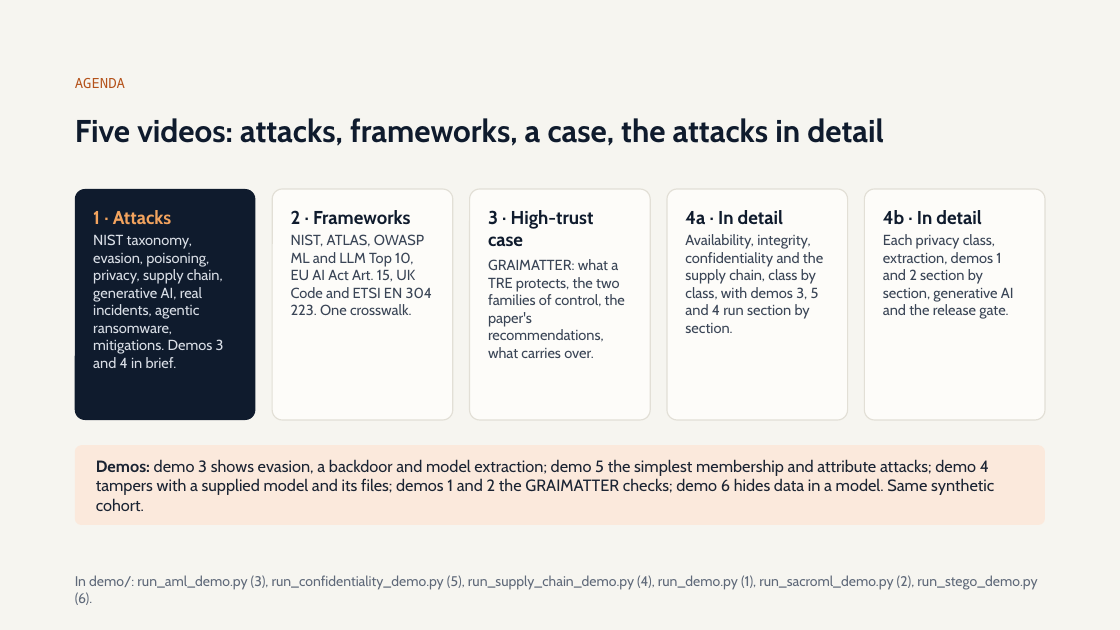
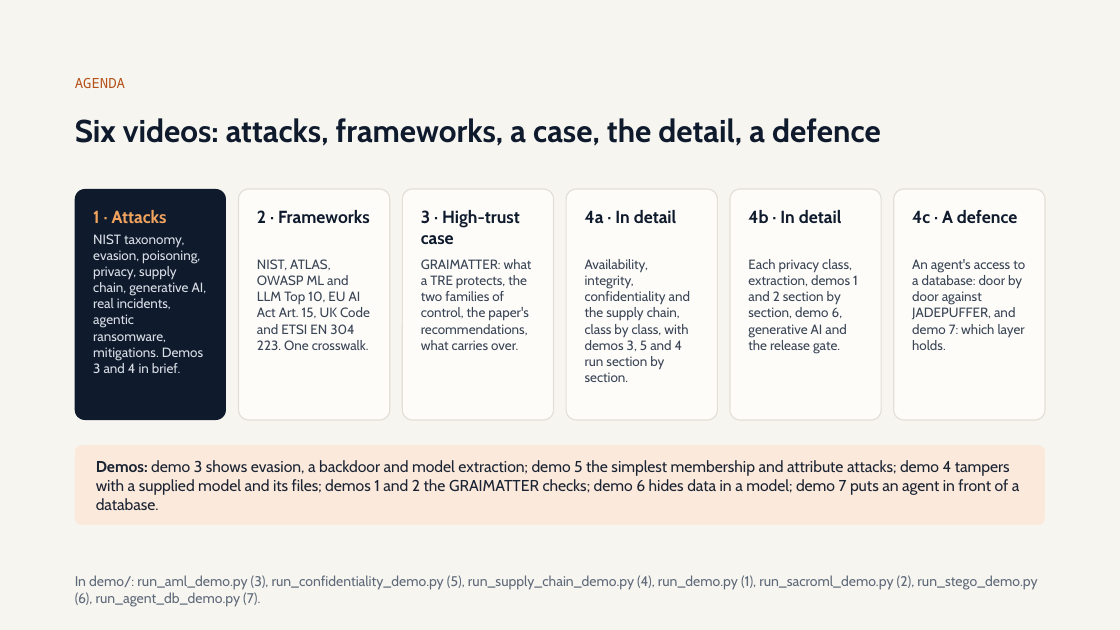
Before and after one commit to olonok69/graimatter_ML, a slide deck: slide 2 of docs/Adversarial_ML.pptx. Drawn at 1120x630 pixels with LibreOffice and Linux fonts; fonts in the diff are those of the drawing. Boxes give left, top, right and bottom in pixels: in the first picture for what was removed or moved away, otherwise in the second. Text is boxed around its words. In the diff, an @@ line names an element or a change of style, - is before the commit and + after.

```diff
--- a/docs/Adversarial_ML.pptx
+++ b/docs/Adversarial_ML.pptx
@@ title at <box>75,118,881,146</box>: text changed @@
-Five videos: attacks, frameworks, a case, the attacks in detail
+Six videos: attacks, frameworks, a case, the detail, a defence
@@ rounded rectangle: place and size @@
-rounded rectangle at <box>75,189,255,420</box>
+rounded rectangle at <box>75,189,226,420</box>
@@ rounded rectangle: place and size @@
-rounded rectangle at <box>272,189,453,420</box>
+rounded rectangle at <box>239,189,390,420</box>
@@ text "2 · Frameworks": place and size @@
-text "2 · Frameworks" at <box>291,210,410,225</box>
+text "2 · Frameworks" at <box>257,210,370,223</box>
@@ rounded rectangle added at <box>402,189,554,420</box>, fill #FDFCF9, outline #E2DFD6 1 pt @@
@@ text "3 · High-trust case": place and size @@
-text "3 · High-trust case" at <box>488,210,594,247</box>
+text "3 · High-trust case" at <box>421,210,520,244</box>
@@ proportions changed in 5 elements at <box>75,189,226,420</box>, <box>894,189,1045,420</box>, <box>730,189,881,420</box>, <box>239,189,390,420</box>, <box>566,189,718,420</box> @@
@@ rounded rectangle: place and size @@
-rounded rectangle at <box>470,189,650,420</box>
+rounded rectangle at <box>566,189,718,420</box>
@@ text "4a · In detail": place and size @@
-text "4a · In detail" at <box>685,210,783,225</box>
+text "4a · In detail" at <box>585,210,677,224</box>
@@ rounded rectangle: place and size @@
-rounded rectangle at <box>667,189,848,420</box>
+rounded rectangle at <box>730,189,881,420</box>
@@ size 16 to 15 pt in 5 elements at <box>93,210,167,223</box>, <box>257,210,370,223</box>, <box>421,210,520,244</box>, <box>585,210,677,224</box>, <box>748,210,842,224</box> @@
@@ text "4b · In detail": place and size @@
-text "4b · In detail" at <box>883,210,981,225</box>
+text "4b · In detail" at <box>748,210,842,224</box>
@@ rounded rectangle: place and size @@
-rounded rectangle at <box>865,189,1045,420</box>
+rounded rectangle at <box>894,189,1045,420</box>
@@ text added at <box>912,210,1017,223</box>, 15 pt, text #0F1B2D, bold @@
+4c · A defence
@@ text "NIST, ATLAS, OWASP ML and ...": place and size @@
-text "NIST, ATLAS, OWASP ML and ..." at <box>291,234,433,315</box>
+text "NIST, ATLAS, OWASP ML and ..." at <box>257,259,370,350</box>
@@ text "GRAIMATTER: what a TRE protects, ...": place and size @@
-text "GRAIMATTER: what a TRE protects, ..." at <box>488,259,625,358</box>
+text "GRAIMATTER: what a TRE protects, ..." at <box>421,259,532,350</box>
@@ size 12.5 to 11.5 pt in 4 elements at <box>93,234,207,373</box>, <box>421,259,532,350</box>, <box>257,259,370,350</box>, <box>585,259,690,382</box> @@
@@ text "Availability, integrity, confidentiality and the ...": place and size @@
-text "Availability, integrity, confidentiality and the ..." at <box>685,234,823,333</box>
+text "Availability, integrity, confidentiality and the ..." at <box>585,259,690,382</box>
@@ text at <box>748,259,858,353</box>: text changed; size 12.5 to 11.5 pt @@
-Each privacy class, extraction, demos 1 and 2 section by section, generative AI and the release gate.
+Each privacy class, extraction, demos 1 and 2 section by section, demo 6, generative AI and the release gate.
@@ text added at <box>912,259,1025,350</box>, 11.5 pt, text #3A4556 @@
+An agent's access to a database: door by door against JADEPUFFER, and demo 7: which layer holds.
@@ text at <box>96,460,1020,510</box>: text changed; size 14 to 13.5 pt @@
-Demos: demo 3 shows evasion, a backdoor and model extraction; demo 5 the simplest membership and attribute attacks; demo 4 tampers with a supplied model and its files; demos 1 and 2 the GRAIMATTER checks; demo 6 hides data in a model. Same synthetic cohort.
+Demos: demo 3 shows evasion, a backdoor and model extraction; demo 5 the simplest membership and attribute attacks; demo 4 tampers with a supplied model and its files; demos 1 and 2 the GRAIMATTER checks; demo 6 hides data in a model; demo 7 puts an agent in front of a database.
@@ text at <box>75,575,1037,607</box>: text changed @@
-In demo/: run_aml_demo.py (3), run_confidentiality_demo.py (5), run_supply_chain_demo.py (4), run_demo.py (1), run_sacroml_demo.py (2), run_stego_demo.py (6).
+In demo/: run_aml_demo.py (3), run_confidentiality_demo.py (5), run_supply_chain_demo.py (4), run_demo.py (1), run_sacroml_demo.py (2), run_stego_demo.py (6), run_agent_db_demo.py (7).
```
Also in this commit, not shown: 23 other slides changed, 1 slide added, 14 other files.
